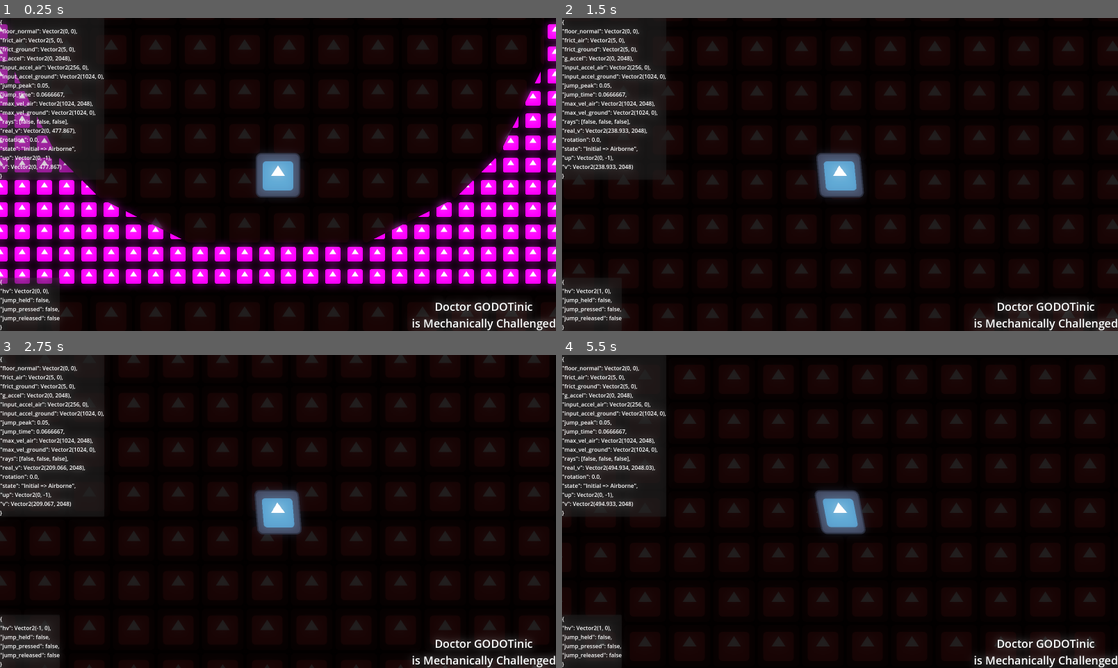
Above: before the commit, frames 1-4 (two rows, left to right).
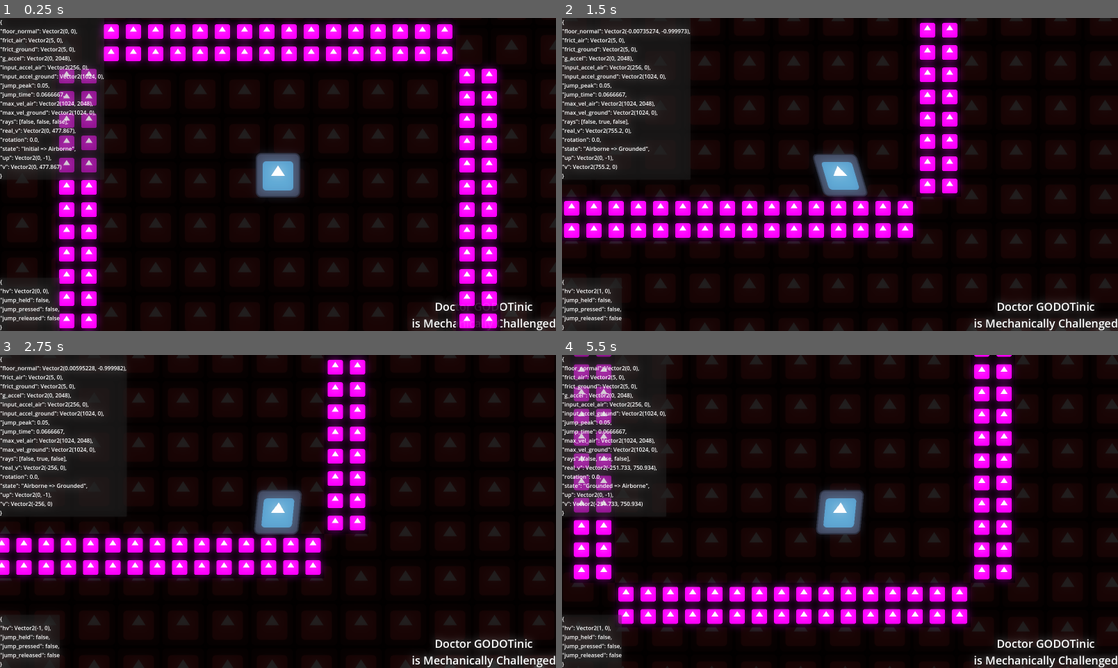
Above: after the commit, the same moments.

Repository: MechanicallyChallengedOrg/SlopesAndLoops
Game: Godot game, scene res://scenes/main.tscn
Same seed, same stepped clock (60 frames per second), same inputs: the game is played once before the commit and once after it. The engine's default icon, where the game draws it, is replaced by a stand-in: a white triangle on a blue panel in a dark square.
Inputs:
- Up to frame 1 (0.25 s): no input
- Up to frame 2 (1.5 s): hold D (right) from 0.53 s (still down); tap Space (jump) at 0.77 s
- Up to frame 3 (2.75 s): tap Space (jump) at 1.52 s; release D (right) at 2.03 s; hold A (left) from 2.03 s (still down)
- Up to frame 4 (5.5 s): release A (left) at 2.78 s; hold D (right) 2.78-4.28 s; tap Space (jump) at 3.02, 3.77, 4.52 s; hold A (left) 4.28-5.03 s; hold D (right) from 5.03 s (still down)

The runs differ from the first frame. In frame 1, 34% of the frame differs, in the area x 0-100%, y 0-100%; in frame 2, 18%; in frame 3, 13%; in frame 4, 22%.

Commit message:
ring square

Diff:
--- a/godot4/gdscript/zaft/scenes/level.tscn
+++ b/godot4/gdscript/zaft/scenes/level.tscn
@@ -4,24 +4,4 @@
 
 [node name="Level" type="Node2D"]
 
-[node name="Bottom" type="Node2D" parent="."]
-
-[node name="Floor" parent="Bottom" instance=ExtResource("1_wbgkv")]
-position = Vector2(126, 0)
-
-[node name="Floor2" parent="Bottom" instance=ExtResource("1_wbgkv")]
-position = Vector2(-128, 0)
-rotation = 3.14159
-scale = Vector2(1, -1)
-
-[node name="Bottom2" type="Node2D" parent="."]
-position = Vector2(0, -1536)
-scale = Vector2(1, -1)
-
-[node name="Floor" parent="Bottom2" instance=ExtResource("1_wbgkv")]
-position = Vector2(126, 0)
-
-[node name="Floor2" parent="Bottom2" instance=ExtResource("1_wbgkv")]
-position = Vector2(-128, 0)
-rotation = 3.14159
-scale = Vector2(1, -1)
+[node name="LoopPrison" parent="." instance=ExtResource("1_wbgkv")]
--- a/godot4/gdscript/zaft/scenes/loop_prison.tscn
+++ b/godot4/gdscript/zaft/scenes/loop_prison.tscn
@@ -1,6 +1,7 @@
-[gd_scene load_steps=4 format=3 uid="uid://ih6x3irfv763"]
+[gd_scene load_steps=5 format=3 uid="uid://ih6x3irfv763"]
 
 [ext_resource type="Shader" path="res://shaders/floor-shader.gdshader" id="1_uq2x5"]
+[ext_resource type="Script" path="res://scripts/loop-prison-scene.gd" id="2_te8p7"]
 [ext_resource type="Texture2D" uid="uid://dm05le0o5xj5o" path="res://assets/icon.svg" id="3_j564a"]
 
 [sub_resource type="ShaderMaterial" id="ShaderMaterial_sjhay"]
@@ -10,13 +11,37 @@
 
 [node name="LoopPrison" type="Node2D"]
 material = SubResource("ShaderMaterial_sjhay")
+script = ExtResource("2_te8p7")
 
-[node name="Body" type="StaticBody2D" parent="."]
-position = Vector2(-1, 0)
+[node name="Polygons" type="Node2D" parent="."]
+use_parent_material = true
 
-[node name="Polygon" type="Polygon2D" parent="."]
+[node name="Floor" type="Polygon2D" parent="Polygons"]
+texture_repeat = 2
+use_parent_material = true
+position = Vector2(0, 384)
+texture = ExtResource("3_j564a")
+texture_scale = Vector2(2, 2)
+polygon = PackedVector2Array(-512, 128, -512, 256, 512, 256, 512, 128)
+
+[node name="Ceiling" type="Polygon2D" parent="Polygons"]
+texture_repeat = 2
+use_parent_material = true
+position = Vector2(0, -768)
+texture = ExtResource("3_j564a")
+texture_scale = Vector2(2, 2)
+polygon = PackedVector2Array(-512, 128, -512, 256, 512, 256, 512, 128)
+
+[node name="WallRight" type="Polygon2D" parent="Polygons"]
 texture_repeat = 2
 use_parent_material = true
 texture = ExtResource("3_j564a")
 texture_scale = Vector2(2, 2)
-polygon = PackedVector2Array(-128, 0, -128, 128, 768, 128, 768, -768, 640, -768, 640, -512, 510.862, -254.862, 384, -128, 128.628, 0)
+polygon = PackedVector2Array(512, -512, 512, 512, 640, 512, 640, -512)
+
+[node name="WallLeft" type="Polygon2D" parent="Polygons"]
+texture_repeat = 2
+use_parent_material = true
+texture = ExtResource("3_j564a")
+texture_scale = Vector2(2, 2)
+polygon = PackedVector2Array(-640, -512, -640, 512, -512, 512, -512, -512)
--- a/godot4/gdscript/zaft/scripts/floor-scene.gd
+++ /dev/null
@@ -1,9 +0,0 @@
-class_name LoopPrisonScene extends Node2D
-
-@onready var body : StaticBody2D = $Body
-@onready var poly : Polygon2D = $Polygon
-
-func _ready() -> void:
-  var c := CollisionPolygon2D.new()
-  c.polygon = poly.polygon
-  body.add_child(c)
--- /dev/null
+++ b/godot4/gdscript/zaft/scripts/loop-prison-scene.gd
@@ -0,0 +1,8 @@
+class_name LoopPrisonScene extends Node2D
+
+@onready var polygons : Node2D = $Polygons
+
+func _ready() -> void:
+  var setup := PolygonColliderSetupNode.new()
+  add_child(setup)
+  setup.copy_polygons_to_bodies(polygons)
--- a/godot4/gdscript/zaft/scripts/main-camera-scene.gd
+++ b/godot4/gdscript/zaft/scripts/main-camera-scene.gd
@@ -8,6 +8,7 @@
 func _ready() -> void:
   set_process(follow_node != null)
   # zoom = Vector2(2, 2)
+  # zoom = Vector2(0.25, 0.25)
 
 func _process(delta: float) -> void:
   global_position = lerp(global_position, follow_node.global_position, min(follow_speed * delta, 1.0))
--- a/godot4/gdscript/zaft/scripts/polygon-collider-setup-node.gd
+++ b/godot4/gdscript/zaft/scripts/polygon-collider-setup-node.gd
@@ -1,10 +1,16 @@
-class_name PolygonColliderSetupNode extends Node
+class_name PolygonColliderSetupNode extends Node2D
 
-@onready var body : StaticBody2D = owner.get_node_or_null("Body")
-@onready var poly : Polygon2D = owner.get_node_or_null("Polygon")
+func copy_polygons_to_bodies(polygons:Node2D):
+  for poly in polygons.get_children():
+    if not poly is Polygon2D: continue
+    print(poly)
+    var body := StaticBody2D.new()
+    add_child(body)
+    copy_polygon_to_body(body,poly)
 
-func copy_polygon_to_body(b:StaticBody2D=body,p:Polygon2D=poly):
+func copy_polygon_to_body(b:StaticBody2D,p:Polygon2D):
   if b == null or p == null : return
+  b.global_position = p.global_position
   var c := CollisionPolygon2D.new()
-  c.polygon = poly.polygon
+  c.polygon = p.polygon
   b.add_child(c)
